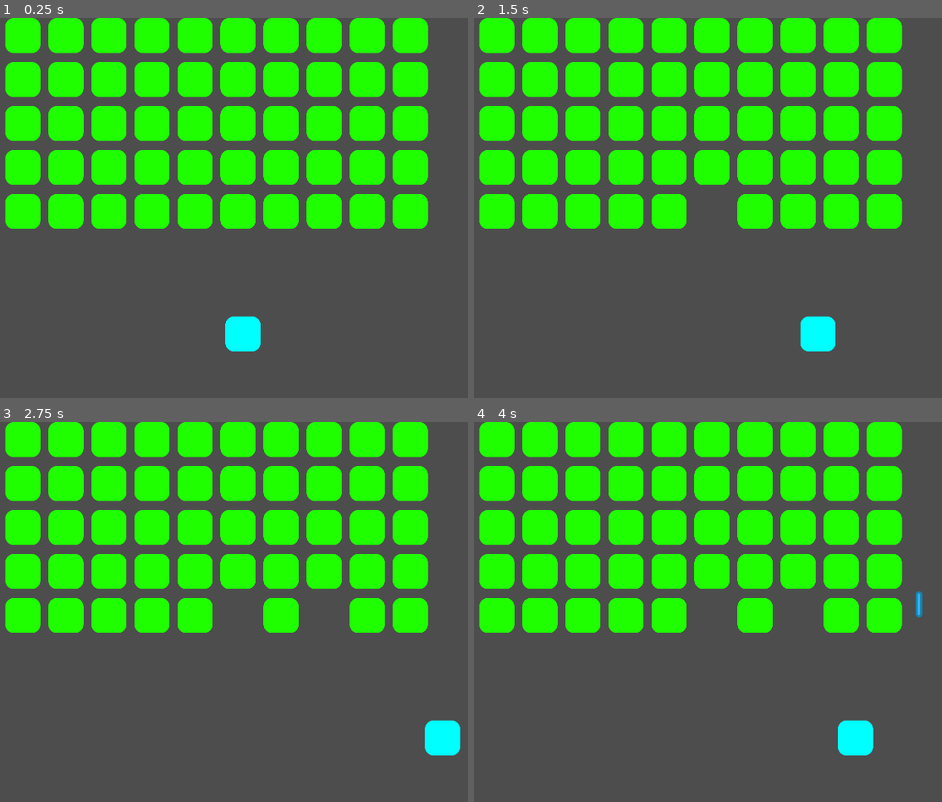
Above: before the commit, frames 1-4 (two rows, left to right).
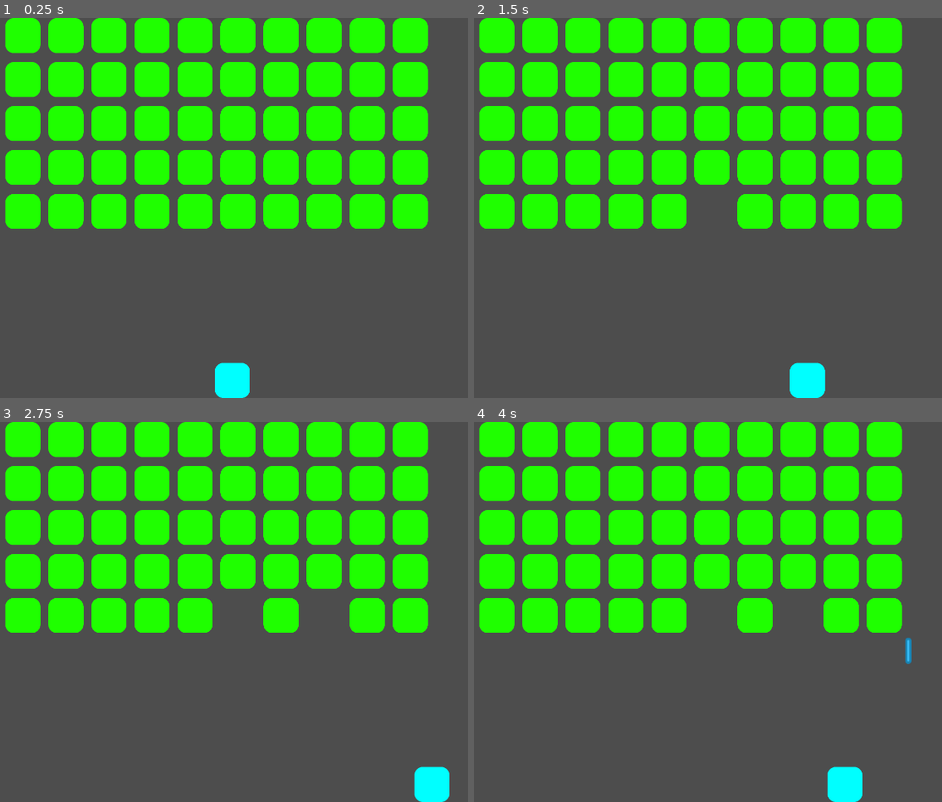
Above: after the commit, the same moments.

Repository: michael-j-coyne/space-defense
Game: Godot game, scene res://scenes/main.tscn
Two runs of this game, one before a commit and one after it. Both use one fixed random seed, a clock stepped at 60 frames per second and the inputs below.
Inputs (mouse positions are in pixels of both pictures, inside the frame that each line leads up to):
- Up to frame 1 (0.25 s): no input
- Up to frame 2 (1.5 s): tap Enter (ui_accept) at 0.5, 0.77 s; move the mouse to (871, 189) at 0.52 s; hold Right (ui_right) 0.53-1.25 s; hold Shift 0.53-1.25 s; click (871, 189) at 0.67 s; drag from (586, 227) to (815, 333) at 1.27 s
- Up to frame 3 (2.75 s): tap Enter (ui_accept) at 2 s; move the mouse to (313, 528) at 2.02 s; hold Right (ui_right) from 2.03 s (still down); tap Ctrl at 2.1 s
- Up to frame 4 (4 s): release Right (ui_right) at 2.75 s; drag from (689, 688) to (497, 441) at 2.77 s; tap Enter (ui_accept) at 3.5, 3.77 s; move the mouse to (923, 669) at 3.52 s; hold Left (ui_left) from 3.53 s (still down); tap Alt at 3.6 s

The runs differ from the first frame. In frame 1, 1.3% of the frame differs, in the area x 45-56%, y 78-100%; in frame 2, 1.3%; in frame 3, 1.3%; in frame 4, 1.5%, in the area x 75-96%, y 44-100%.

Commit message:
Move player spawn position

Diff:
--- a/scenes/main.tscn
+++ b/scenes/main.tscn
@@ -7,6 +7,7 @@
 script = ExtResource("1_hqko1")
 
 [node name="Player" parent="." instance=ExtResource("2_kr0qi")]
+position = Vector2(917, 1030)
 
 [node name="EnemySpawn" type="Node2D" parent="."]
 position = Vector2(272, 2.08165e-12)
